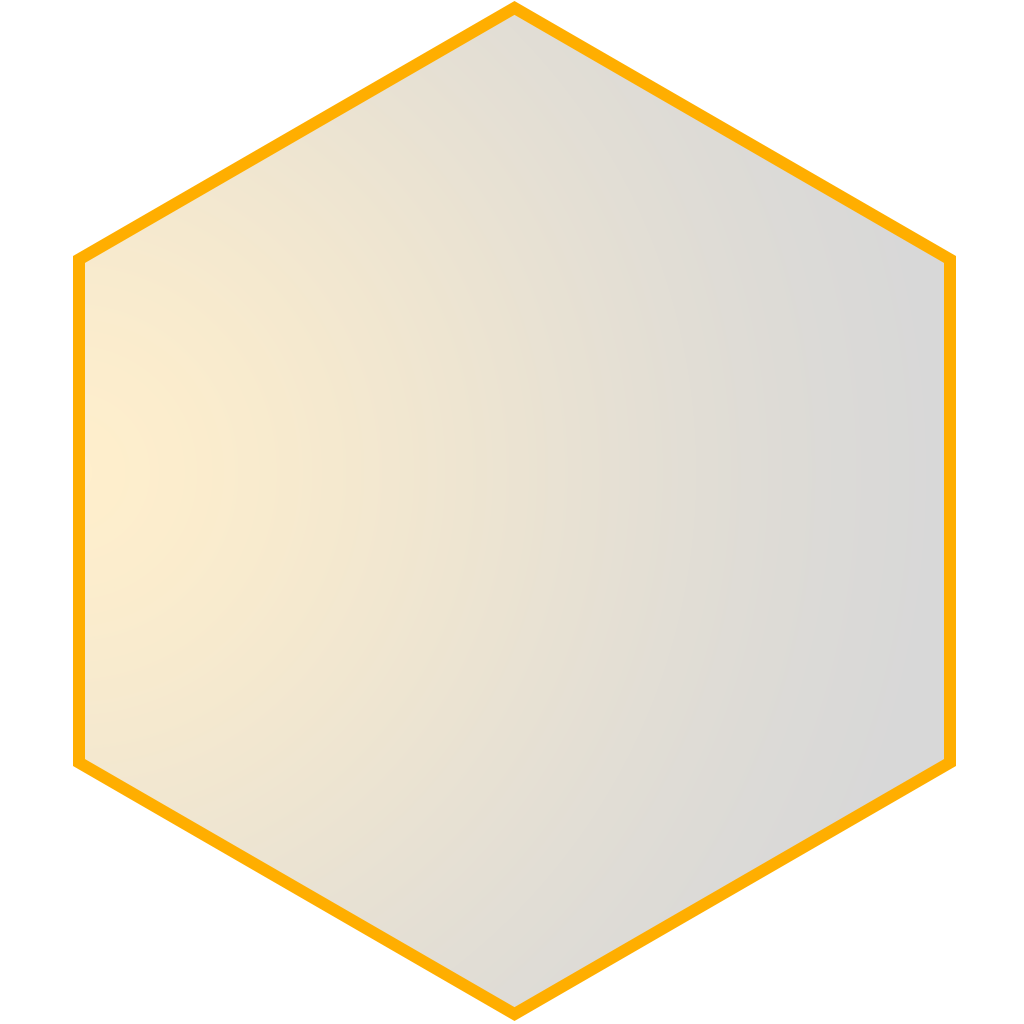
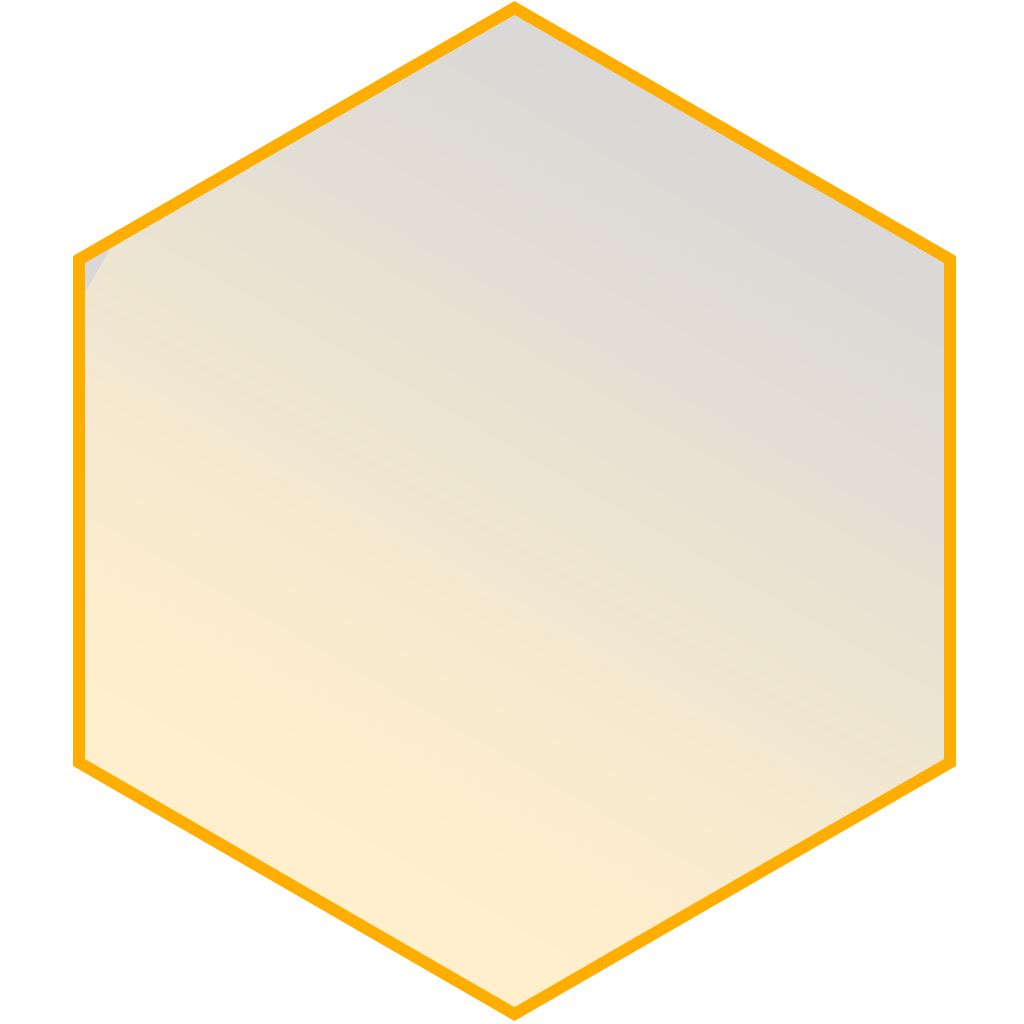
Comparing the layer stacks of the two 1024×1024 images. Changes:
renamed "Layer 2" to "Gradient", showed it, painted on it over [left=85, top=15, right=944, bottom=1007]
removed layer "Layer 1" over [left=85, top=15, right=944, bottom=1007]
